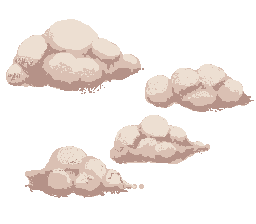
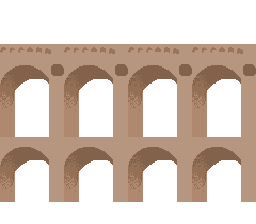
The second (256, 224) image is a revision of the first. Changes to its layers:
added layer "Camada 9 copiar 3" above "Camada 8" over [0,44,256,202]
hid group "clouds" (2 layers) over [0,19,256,202]
hid "Plano de Fundo" over [0,19,256,202]
